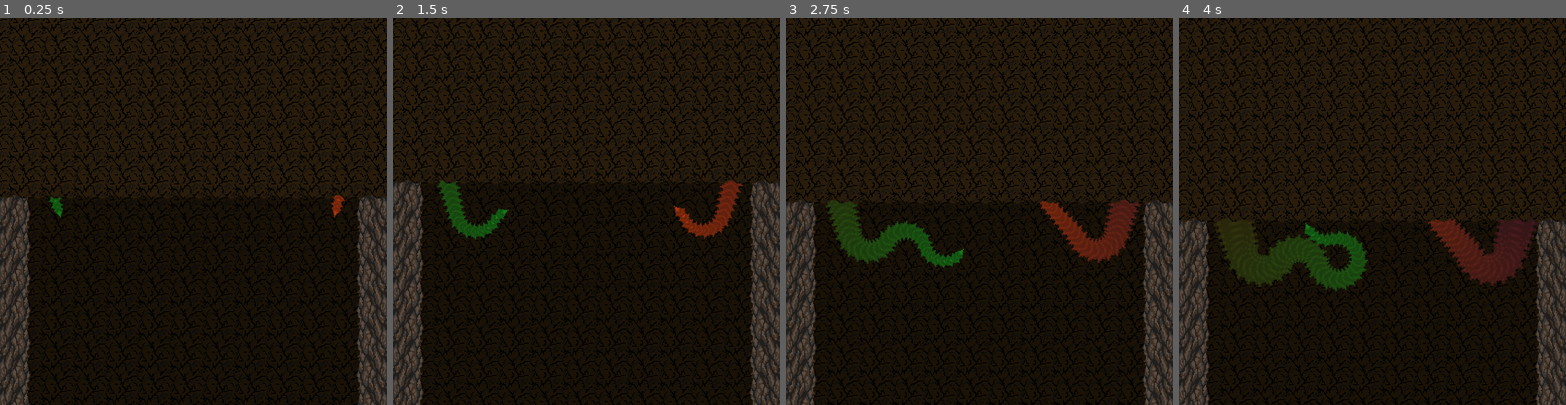
Above: before the commit, frames 1-4 (left to right).
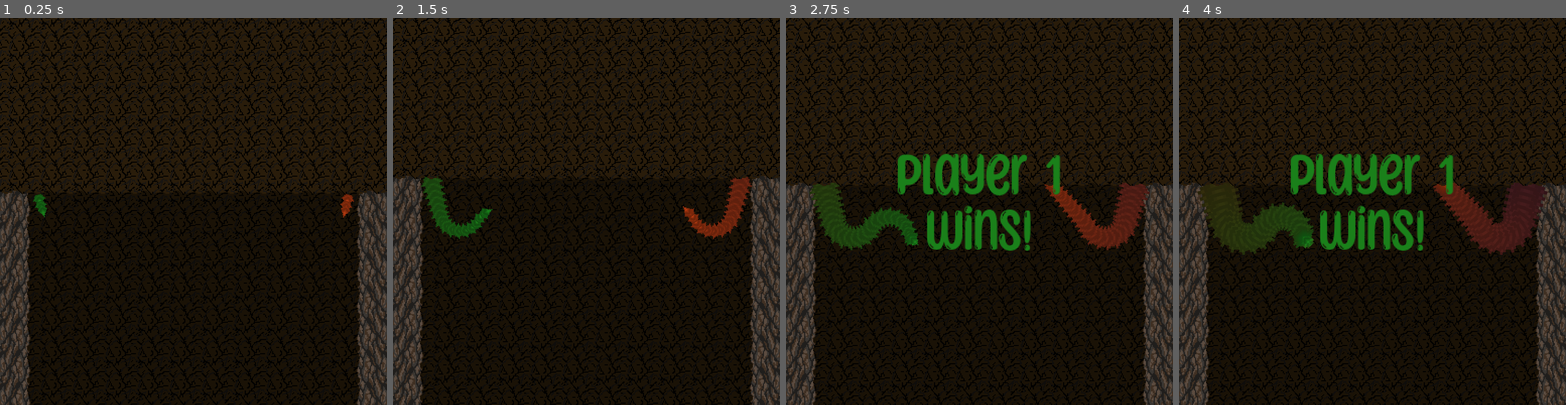
Above: after the commit, the same moments.

Repository: mark-chimes/rootsnake
Game: Godot game, scene res://main.tscn
Same seed, same stepped clock (60 frames per second), same inputs: the game is played once before the commit and once after it.
Inputs:
- Up to frame 1 (0.25 s): no input
- Up to frame 2 (1.5 s): hold Right (p1_right) 0.53-1.28 s; hold Up (p2_left) 0.53-1.28 s; hold Left (p1_left) from 1.28 s (still down); tap Down (p2_right) at 1.35 s
- Up to frame 3 (2.75 s): release Left (p1_left) at 2.03 s; hold Right (p1_right) from 2.03 s (still down); hold Up (p2_left) from 2.03 s (still down)
- Up to frame 4 (4 s): release Up (p2_left) at 2.78 s; tap Down (p2_right) at 2.85 s; release Right (p1_right) at 3.53 s; hold Left (p1_left) from 3.53 s (still down); hold Up (p2_left) from 3.53 s (still down)

The runs differ from the first frame. In frame 1, 27% of the frame differs, in the area x 0-100%, y 0-100%; in frame 2, 29%; in frame 3, 34%; in frame 4, 36%.

Commit message:
Win condition.

Diff:
--- /dev/null
+++ b/main.gd
@@ -0,0 +1,18 @@
+extends Node2D
+
+func _on_snakehead1_collide():
+	print("Snakehead 1 game end!")
+	get_tree().paused = true
+	$CameraControl/Winscreen.visible = true
+	var winscreenlabel = $CameraControl/Winscreen/Label
+	winscreenlabel.text = "Player 2\nWins!"
+	winscreenlabel.set("custom_colors/font_color", Color8(178,57,15))
+
+
+func _on_snakehead2_collide():
+	print("Snakehead 2 game end!")
+	get_tree().paused = true
+	var winscreenlabel = $CameraControl/Winscreen/Label
+	$CameraControl/Winscreen.visible = true
+	winscreenlabel.text = "Player 1\nWins!"
+	winscreenlabel.set("custom_colors/font_color", Color(0.1,0.5,0.1))
--- a/main.tscn
+++ b/main.tscn
@@ -1,16 +1,27 @@
-[gd_scene load_steps=8 format=2]
+[gd_scene load_steps=12 format=2]
 
 [ext_resource path="res://snakehead.tscn" type="PackedScene" id=1]
+[ext_resource path="res://sunny-spells-font/SunnyspellsRegular-MV9ze.otf" type="DynamicFontData" id=2]
 [ext_resource path="res://sprites/backtile.png" type="Texture" id=3]
 [ext_resource path="res://sprites/uplayer.png" type="Texture" id=4]
 [ext_resource path="res://trail.gd" type="Script" id=5]
 [ext_resource path="res://CameraControl.gd" type="Script" id=6]
+[ext_resource path="res://main.gd" type="Script" id=7]
 [ext_resource path="res://sprites/sidewall.png" type="Texture" id=8]
+
+[sub_resource type="RectangleShape2D" id=3]
+extents = Vector2( 193, 10 )
 
 [sub_resource type="RectangleShape2D" id=1]
 extents = Vector2( 13.5, 98 )
 
+[sub_resource type="DynamicFont" id=2]
+size = 64
+font_data = ExtResource( 2 )
+
 [node name="main" type="Node2D"]
+pause_mode = 2
+script = ExtResource( 7 )
 
 [node name="wall" type="Node2D" parent="."]
 
@@ -27,16 +38,28 @@
 region_enabled = true
 region_rect = Rect2( 0, 0, 32, 2048 )
 
+[node name="Area2D" type="Area2D" parent="wall"]
+position = Vector2( 0, -16 )
+z_index = 20
+
+[node name="CollisionShape2D" type="CollisionShape2D" parent="wall/Area2D"]
+shape = SubResource( 3 )
+
 [node name="trail" type="Node2D" parent="."]
 script = ExtResource( 5 )
 
 [node name="snakehead1" parent="." instance=ExtResource( 1 )]
+pause_mode = 1
+position = Vector2( -154, 5 )
+display_name = "snake1"
 
 [node name="snakehead2" parent="." instance=ExtResource( 1 )]
-position = Vector2( 145, 0 )
+pause_mode = 1
+position = Vector2( 154, 5 )
 action_left = "p2_left"
 action_right = "p2_right"
 angle = 105
+display_name = "snake2"
 
 [node name="CameraControl" type="Node2D" parent="."]
 script = ExtResource( 6 )
@@ -54,6 +77,22 @@
 [node name="CollisionShape2D2" type="CollisionShape2D" parent="CameraControl/Area2D"]
 position = Vector2( 178, 0 )
 shape = SubResource( 1 )
+
+[node name="Winscreen" type="Node2D" parent="CameraControl"]
+pause_mode = 2
+visible = false
+z_index = 50
+
+[node name="Label" type="Label" parent="CameraControl/Winscreen"]
+margin_left = -159.0
+margin_top = -205.0
+margin_right = 159.0
+margin_bottom = 191.0
+custom_fonts/font = SubResource( 2 )
+text = "player 1
+Wins!"
+align = 1
+valign = 1
 
 [node name="background" type="Sprite" parent="."]
 modulate = Color( 0.627451, 0.627451, 0.627451, 1 )
@@ -74,3 +113,6 @@
 region_rect = Rect2( 0, 0, 384, 32 )
 
 [node name="Sprite" type="Sprite" parent="."]
+
+[connection signal="collide" from="snakehead1" to="." method="_on_snakehead1_collide"]
+[connection signal="collide" from="snakehead2" to="." method="_on_snakehead2_collide"]
--- a/snakehead.gd
+++ b/snakehead.gd
@@ -1,4 +1,6 @@
 extends Node2D
+
+signal collide
 
 var VEL = 64.0
 
@@ -7,6 +9,7 @@
 export var action_left = "p1_left"
 export var action_right = "p1_right"
 export var angle = 75
+export var display_name = "DEFAULT"
 
 func _process(delta):
 	if Input.is_action_pressed(action_left):
@@ -28,4 +31,5 @@
 
 
 func _on_Area2D_area_entered(area):
-	print("Collision!")
+	print(str(display_name) + "Collision!")
+	emit_signal("collide")
--- a/snakehead.tscn
+++ b/snakehead.tscn
@@ -3,8 +3,7 @@
 [ext_resource path="res://snakehead.gd" type="Script" id=1]
 [ext_resource path="res://sprites/triangle_shaded_front.png" type="Texture" id=2]
 
-[node name="snakehead1" type="Node2D"]
-position = Vector2( -138, 1 )
+[node name="snakehead" type="Node2D"]
 script = ExtResource( 1 )
 
 [node name="Sprite" type="Sprite" parent="."]
@@ -13,6 +12,6 @@
 [node name="Area2D" type="Area2D" parent="."]
 
 [node name="CollisionPolygon2D" type="CollisionPolygon2D" parent="Area2D"]
-polygon = PoolVector2Array( -4, -4, -4, 4, 5, 1, 5, -1 )
+polygon = PoolVector2Array( -4, -4, -4, 3, 6, 0, 6, -1 )
 
 [connection signal="area_entered" from="Area2D" to="." method="_on_Area2D_area_entered"]
Not shown, added: attributions.txt
Binary file added: sunny-spells-font/SunnyspellsRegular-MV9ze.otf
Not shown, added: sunny-spells-font/info.txt
